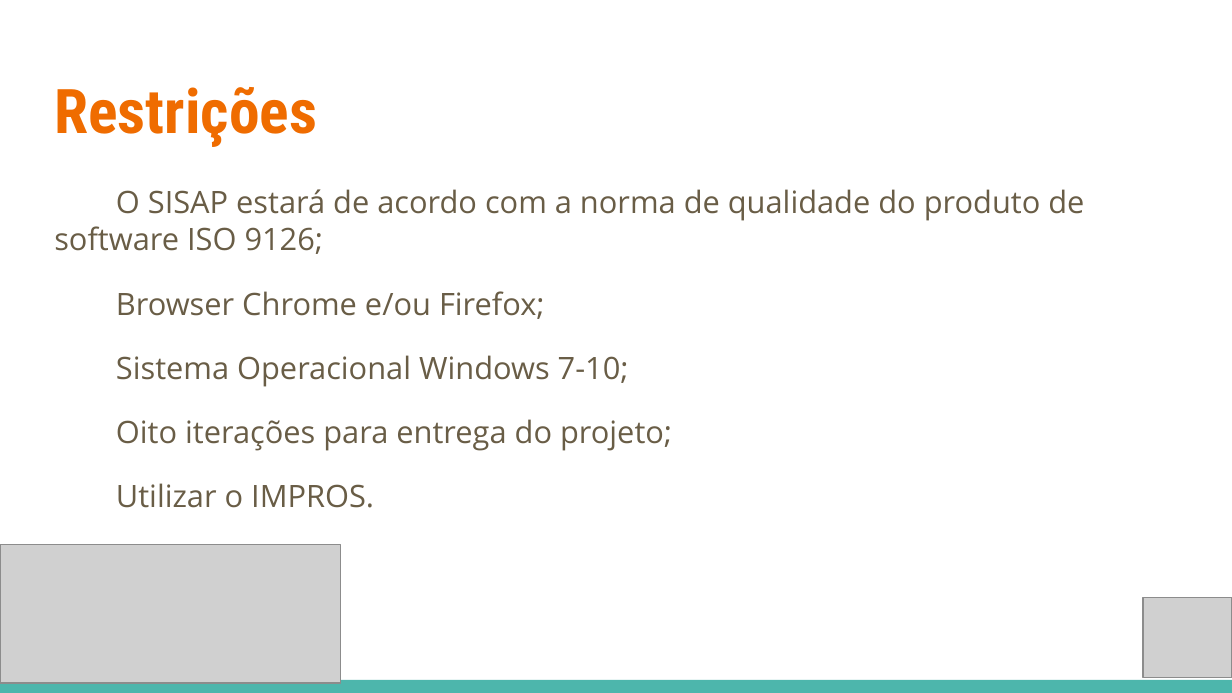
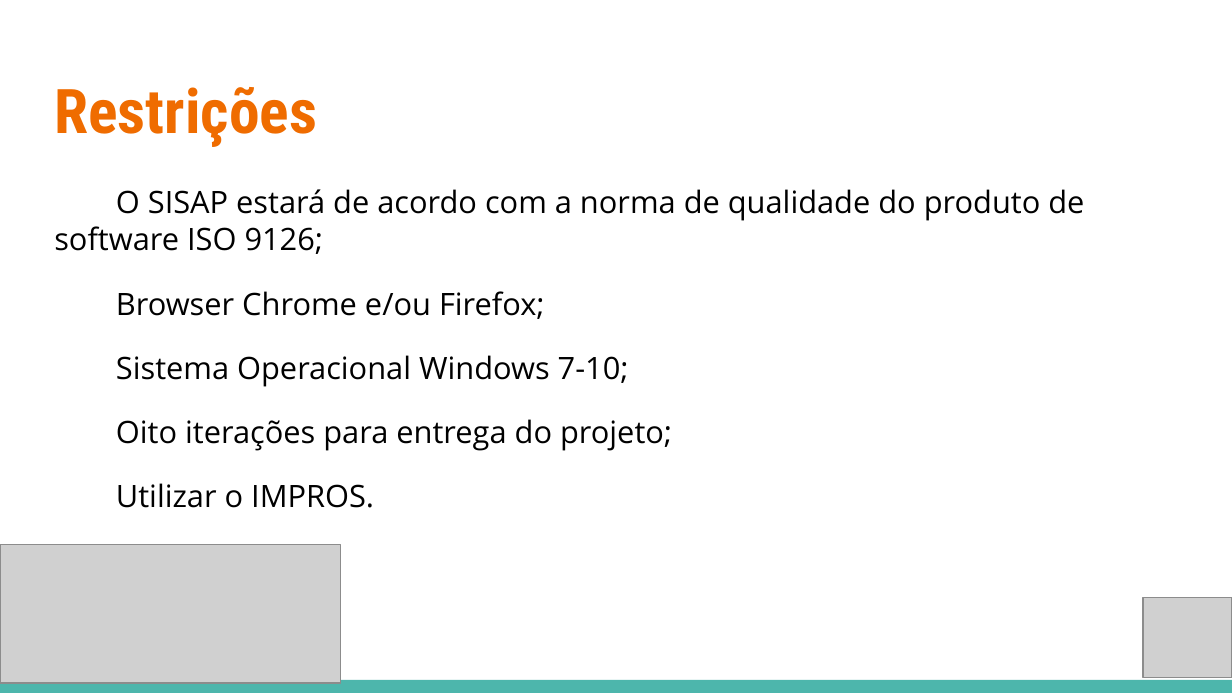
Before and after one commit to deividazevedo2/Projeto-SISAP, a slide deck: slide 10 of SISAP/000-GERENCIA_DE_PROJETO/PPJ-PLANO_DE_PROJETO - SISAP.pptx. Drawn at 1232x693 pixels with LibreOffice and Linux fonts; fonts in the diff are those of the drawing; grey boxes stand for pictures. Boxes give left, top, right and bottom in pixels: in the first picture for what was removed or moved away, otherwise in the second. Text is boxed around its words. In the diff, an @@ line names an element or a change of style, - is before the commit and + after.

Commit message:
Alterados os documentos ARQ-Documento de Arquitetura, DRI-Planilha de Riscos e PPJ-Plano de Projeto

```diff
--- a/SISAP/000-GERENCIA_DE_PROJETO/PPJ-PLANO_DE_PROJETO - SISAP.pptx
+++ b/SISAP/000-GERENCIA_DE_PROJETO/PPJ-PLANO_DE_PROJETO - SISAP.pptx
@@ text "O SISAP estará de acordo ..." at [54, 189, 1084, 508]: text colour #695D46 to #000000 @@
```
Also in this commit, not shown: 6 other slides changed, 2 other files.
